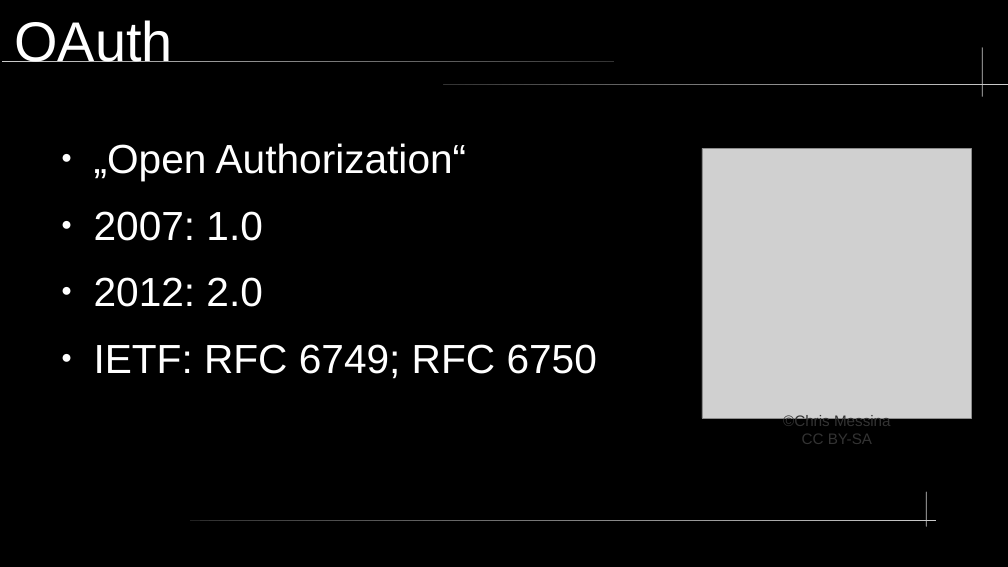
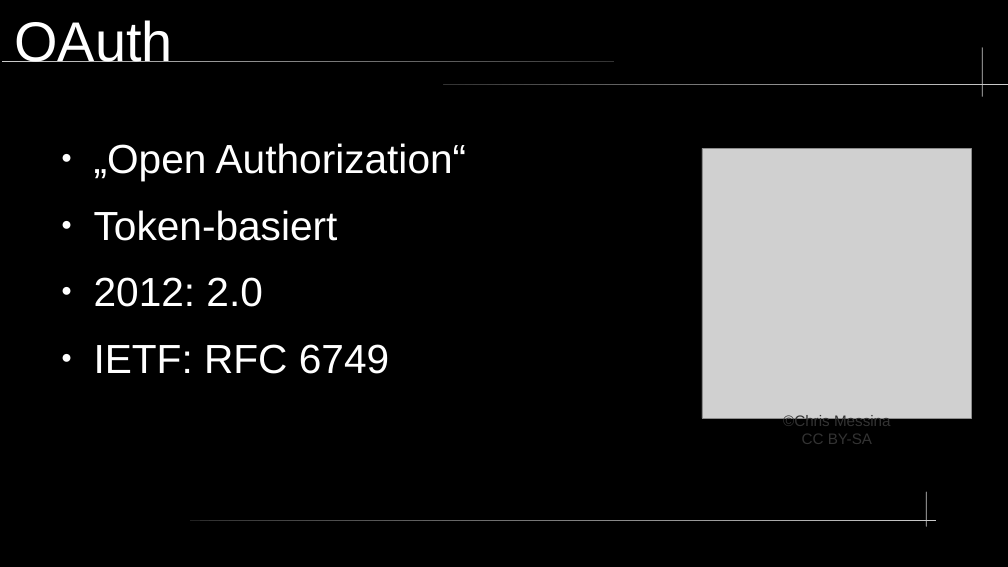
Before and after one commit to nkilders/e-portfolio-oauth2, a slide deck: slide 4 of presentation/OAuth2.odp. Drawn at 1008x567 pixels with LibreOffice and Linux fonts; fonts in the diff are those of the drawing; grey boxes stand for pictures. Boxes give left, top, right and bottom in pixels: in the first picture for what was removed or moved away, otherwise in the second. Text is boxed around its words. In the diff, an @@ line names an element or a change of style, - is before the commit and + after.

```diff
--- a/presentation/OAuth2.odp
+++ b/presentation/OAuth2.odp
@@ text at bbox=[94, 210, 338, 241]: text changed @@
-● 2007: 1.0
+● Token-basiert
@@ text at bbox=[94, 344, 389, 374]: text changed @@
-● IETF: RFC 6749; RFC 6750
+● IETF: RFC 6749
```
Also in this commit, not shown: 8 other slides changed, 3 slides added, 1 other file.
